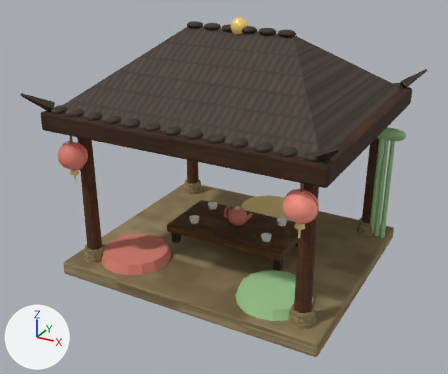
Before and after pictures for a commit that changed the glTF model public/models/teaceremony.glb.
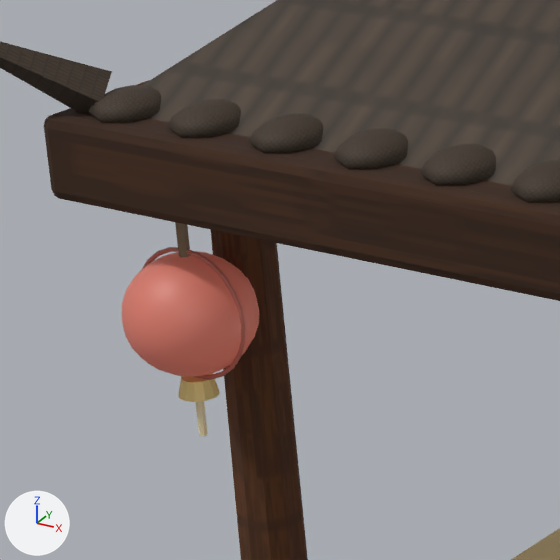
The first picture shows the older version from a 50 mm camera at (4.51, -8.69, 5.63) aimed at (-0.07, -0.36, 1.46). The close-ups show the older and then the newer version on the part from 7% to 34% of the width and 23% to 56% of the height of that picture. Only the edits that show in the close-ups are written down. The axes (+X, +Y, +Z) are drawn at lower left. The lights are the same throughout. Where no turn or scale is listed for an object, it has been applied to the vertices. Vertices at exactly the same position are counted once.

The first close-up shows 'column.002', 'lantern_L_body', 'lantern_L_rib', 'lantern_L_tassel_cap', 'roof', 'roof_eave', 'roof_horn.002', 'roof_tile_f0', 'roof_tile_f1', 'roof_tile_f2', 'roof_tile_f3', 'roof_tile_f4', 'roof_tile_f5' and 3 more.
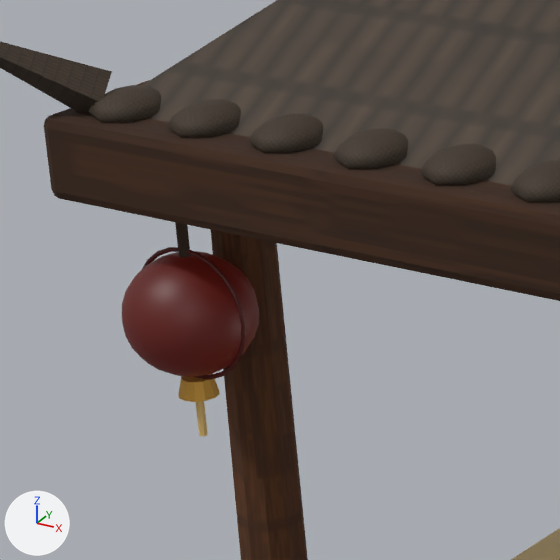
Where the change shows, as pixel boxes (x1, y1, x2, y2) in the close-ups (560 x 560 px):
'lantern_L_rib', recoloured: (142, 247, 246, 380) in both
'lantern_L_tassel_cap', recoloured (darker): (178, 373, 220, 402) in both
part 1 of me_sphere_038, recoloured (pink to dark red): (122, 251, 259, 377) in both

The change in detail:
Material 'gold' (mat_gold) changes colour from yellow #eed28a to orange #d9a441; in linear values from (0.851, 0.643, 0.255) to (0.694, 0.371, 0.0529).
Material 'darkred' (mat_darkred) changes colour from pink #c57163 to dark red #571510; in linear values from (0.561, 0.165, 0.125) to (0.0953, 0.0075, 0.00518).
Material 'lantern_571510' (mat_lantern_571510) is new.
Its base color is (0.0953, 0.0075, 0.00518) (dark red #571510).
Its emission color is (0.0234, 0.00155, 0.000907) (black #2a0503).
Its emission strength is 1.0.
me_sphere_038 has 262 vertices, 520 faces and spans x -0.231..0.231, y -0.231..0.231, z -0.213..0.213.
me_sphere_038 is used by ob_lantern_l_body; location (-1.9, -1.9, 2.2).
me_sphere_038 part 1: 520 faces spanning x -0.231..0.231, y -0.231..0.231, z -0.213..0.213 switch from mat_lantern_8f2a20 (pink #c57163) to mat_lantern_571510 (dark red #571510).
